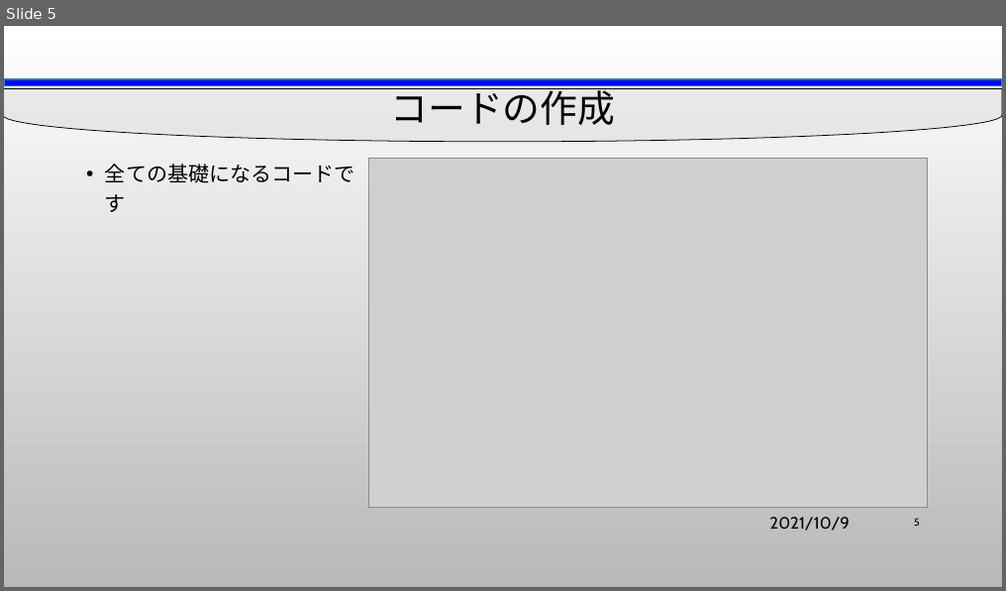
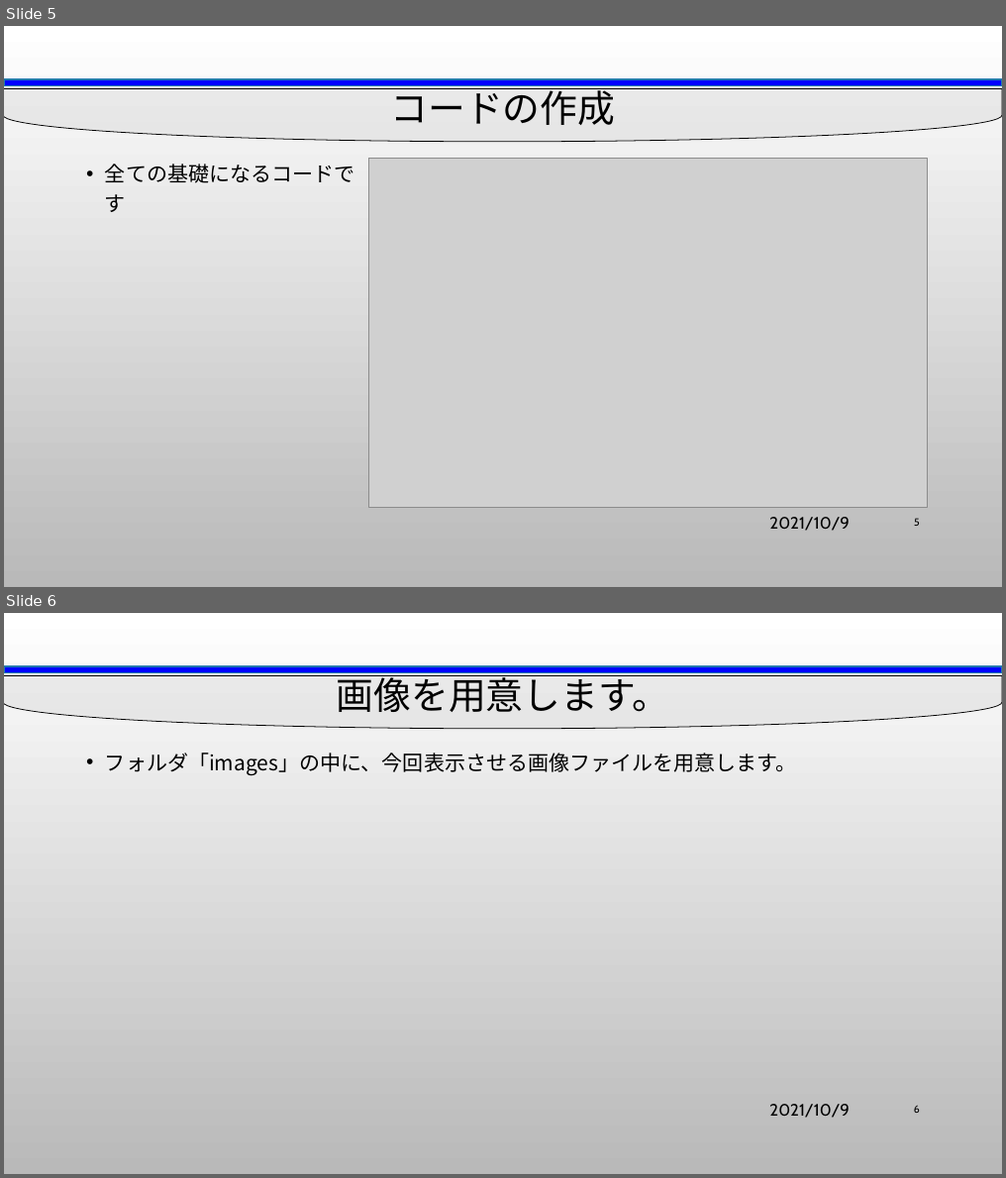
Before and after one commit to yuedackg/oc, a slide deck: 解説資料.pptx. Shown one above the other, each under a label of ours: slide 5 before the commit, slides 5 and 6 after it. The pictures are 1006x591 and 1006x1178 pixels, drawn with LibreOffice and Linux fonts; fonts in the diff are those of the drawing; grey boxes stand for pictures; background and template pictures are left out. Boxes give left, top, right and bottom in pixels: in the first picture for what was removed or moved away, otherwise in the second. Text is boxed around its words. In the diff, an @@ line names an element or a change of style, - is before the commit and + after.

```diff
--- a/解説資料.pptx
+++ b/解説資料.pptx
@@ slide 6 added at [4,613,1002,1174], background picture (left out); not listed: 2 template elements that a slide beside it also shows @@
@@ title added at [337,671,669,712], 36 pt, text #000000 @@
+画像を用意します。
@@ text added at [105,753,797,775], 20 pt, text #000000 @@
+• フォルダ「images」の中に、今回表示させる画像ファイルを用意します。
@@ text added at [769,1104,849,1118], 16 pt, text #000000 @@
+2021/10/9
@@ page number added at [914,1105,920,1113], 10 pt, text #000000 @@
+6
```
Also in this commit, not shown: 17 other files.
